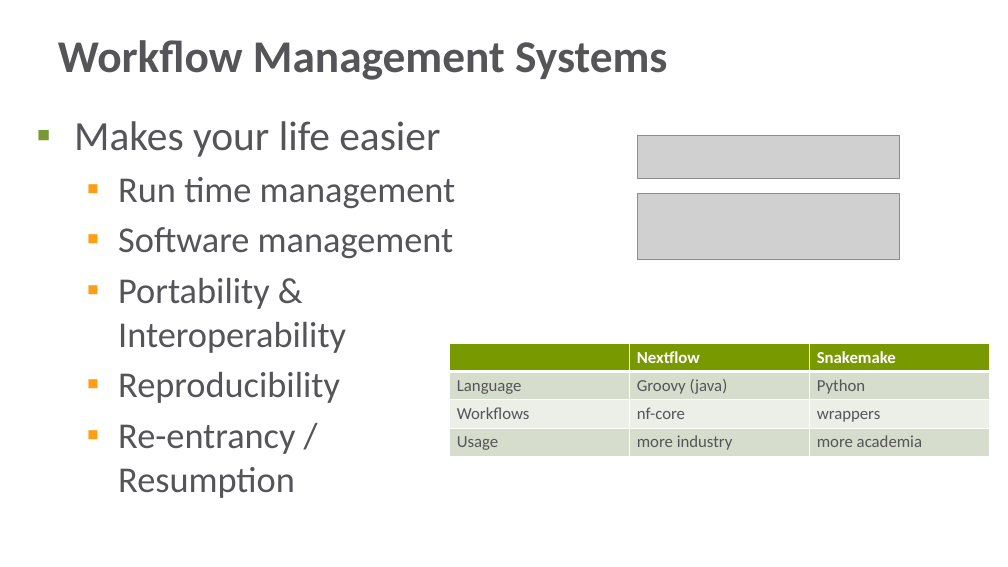
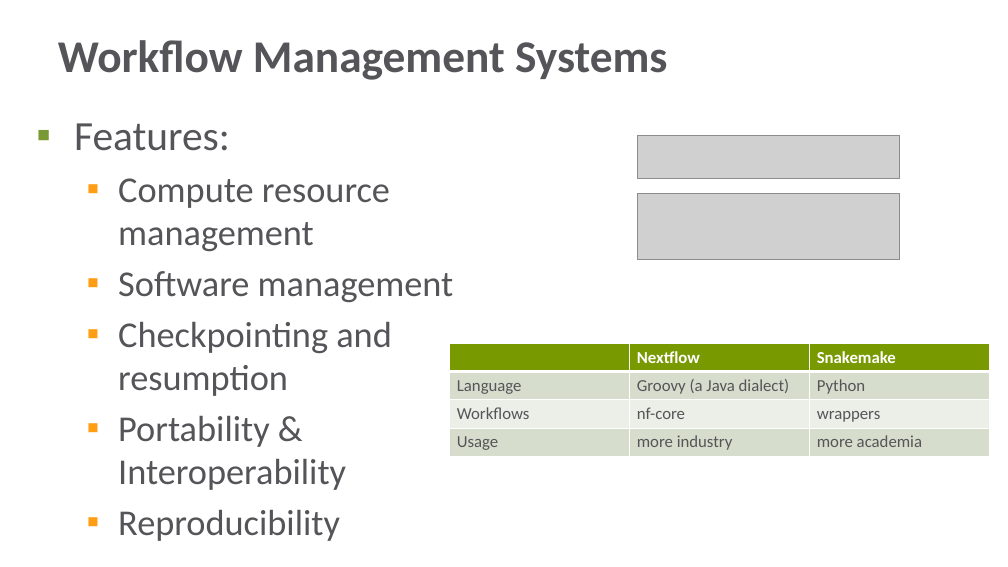
Before and after one commit to cropgeeks/hpc-training, a slide deck: slide 2 of 2025/HPC Training 2025c/4 - Interlude - WFMS.pptx. Drawn at 1008x567 pixels with LibreOffice and Linux fonts; fonts in the diff are those of the drawing; grey boxes stand for pictures; background and template pictures are left out. Boxes give left, top, right and bottom in pixels: in the first picture for what was removed or moved away, otherwise in the second. Text is boxed around its words. In the diff, an @@ line names an element or a change of style, - is before the commit and + after.

Commit message:
Update 4 - Interlude - WFMS.pptx
minor tweaks to the text

```diff
--- a/2025/HPC Training 2025c/4 - Interlude - WFMS.pptx
+++ b/2025/HPC Training 2025c/4 - Interlude - WFMS.pptx
@@ text at <box>74,123,390,251</box>: text changed; size 39.5 to 34.5 pt @@
-▪ Makes your life easier
-  ▪ Run time management
+▪ Features:
+  ▪ Compute resource management
@@ text at <box>118,322,392,396</box>: paragraph added @@
+  ▪ Checkpointing and resumption
@@ table at <box>449,344,989,455</box> @@
-row 2, column 2: Groovy (java)
+row 2, column 2: Groovy (a Java dialect)
@@ text at <box>118,424,295,498</box>: paragraph removed @@
-  ▪ Re-entrancy / Resumption
```
Also in this commit, not shown: 2 other slides changed.
